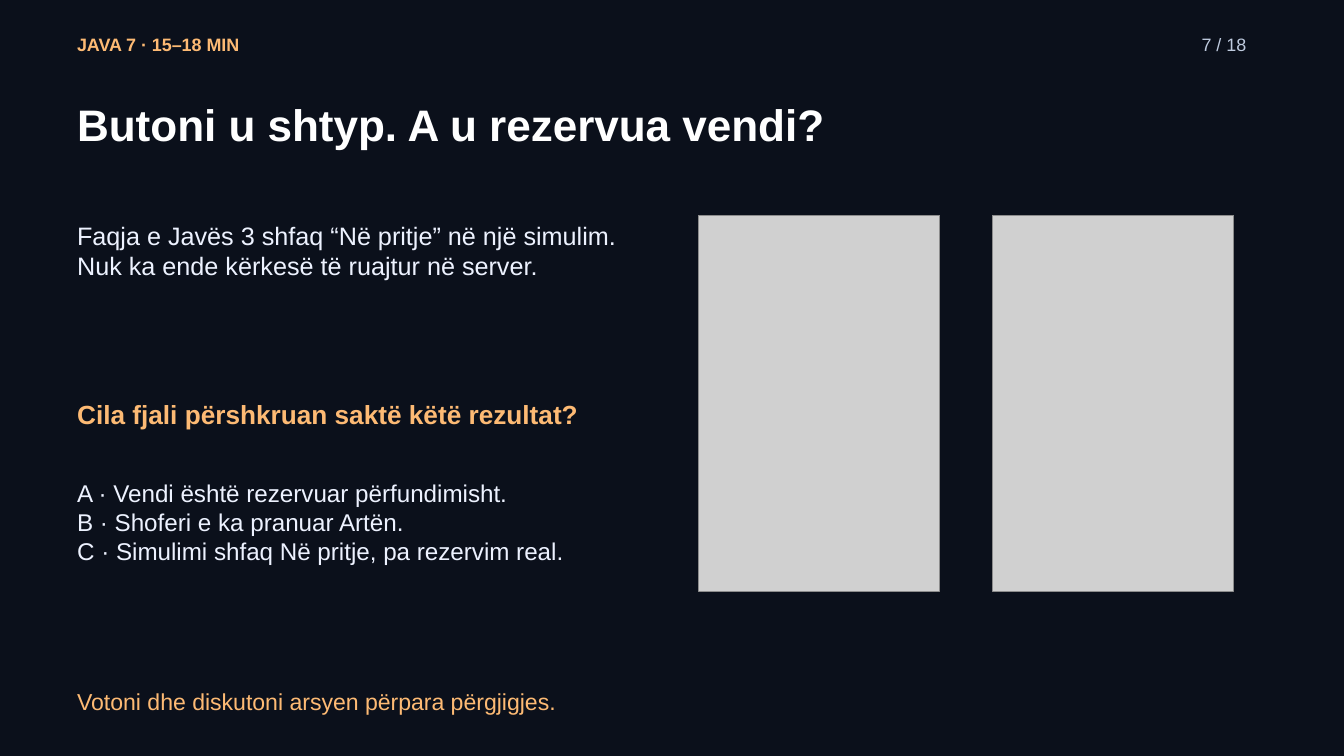
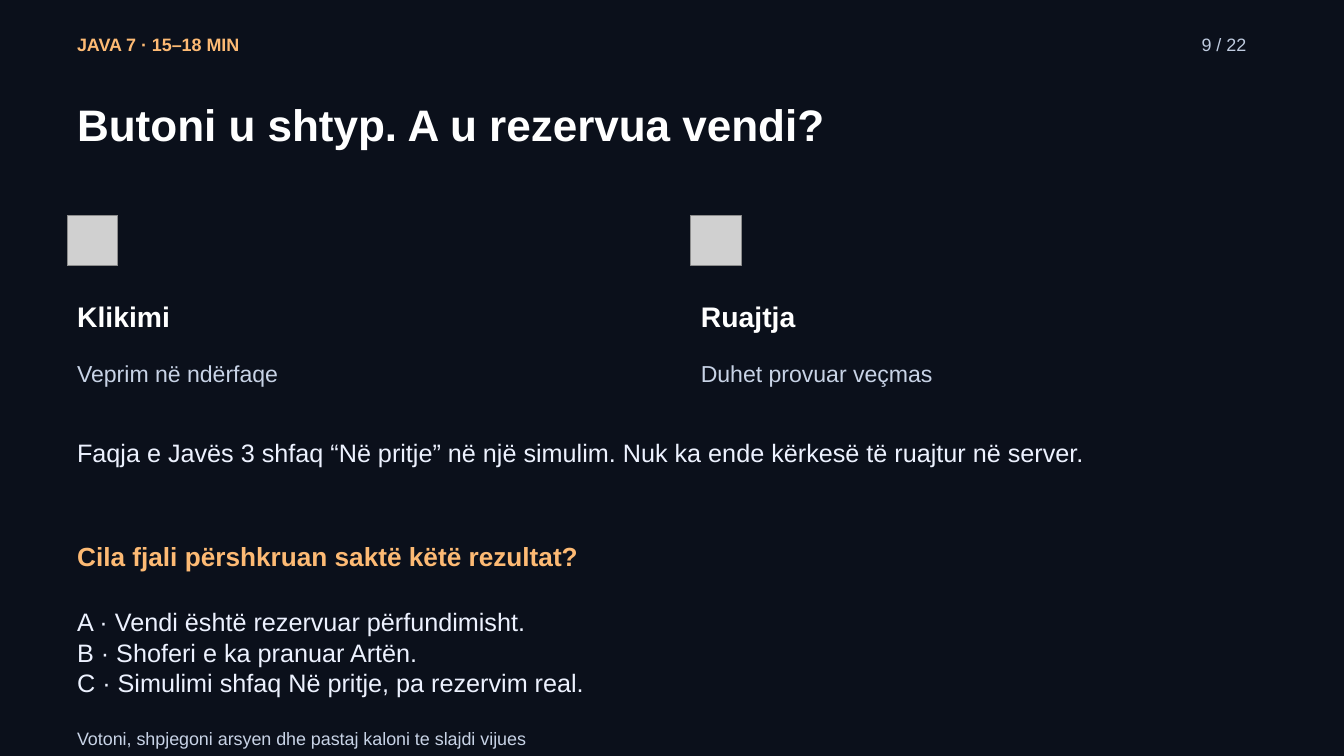
Before and after one commit to arbenl/arbenl.github.io, a slide deck: slide 9 of lendet/2026-2027/mobile/lectures/ligjerata-07-kontrolli-mvp-rideshare-2026.pptx (slide 7 before the commit). Drawn at 1344x756 pixels with LibreOffice and Linux fonts; fonts in the diff are those of the drawing; grey boxes stand for pictures. Boxes give left, top, right and bottom in pixels: in the first picture for what was removed or moved away, otherwise in the second. Text is boxed around its words. In the diff, an @@ line names an element or a change of style, - is before the commit and + after.

```diff
--- a/lendet/2026-2027/mobile/lectures/ligjerata-07-kontrolli-mvp-rideshare-2026.pptx
+++ b/lendet/2026-2027/mobile/lectures/ligjerata-07-kontrolli-mvp-rideshare-2026.pptx
@@ text at (1202, 38, 1246, 51): text changed @@
-7 / 18
+9 / 22
@@ picture added at (68, 216, 118, 266) @@
@@ picture added at (691, 216, 741, 266) @@
@@ picture removed at (699, 216, 941, 592) @@
@@ picture removed at (992, 216, 1234, 592) @@
@@ text added at (77, 306, 170, 327), 20.2 pt, text #FFFFFF, bold @@
+Klikimi
@@ text added at (701, 306, 795, 333), 20.2 pt, text #FFFFFF, bold @@
+Ruajtja
@@ text added at (77, 365, 278, 387), 16.5 pt, text #C8D3E6 @@
+Veprim në ndërfaqe
@@ text added at (701, 365, 932, 387), 16.5 pt, text #C8D3E6 @@
+Duhet provuar veçmas
@@ text "Faqja e Javës 3 shfaq ..." rewrapped from (77, 226, 616, 281) to (77, 443, 1084, 468) @@
@@ text "Cila fjali përshkruan saktë këtë ...": place and size @@
-text "Cila fjali përshkruan saktë këtë ..." at (77, 405, 578, 430)
+text "Cila fjali përshkruan saktë këtë ..." at (77, 547, 578, 572)
@@ text "A · Vendi është rezervuar ...": place and size @@
-text "A · Vendi është rezervuar ..." at (77, 484, 563, 565)
+text "A · Vendi është rezervuar ..." at (77, 612, 584, 697)
@@ text "A · Vendi është rezervuar ..." at (77, 612, 584, 697): size 17.2 to 18 pt @@
@@ text at (77, 732, 526, 749): text changed; size 16.5 to 12.8 pt; text colour #FDBA74 to #C8D3E6 @@
-Votoni dhe diskutoni arsyen përpara përgjigjes.
+Votoni, shpjegoni arsyen dhe pastaj kaloni te slajdi vijues
```
Also in this commit, not shown: 17 other slides changed, 4 slides added, 21 other files.
